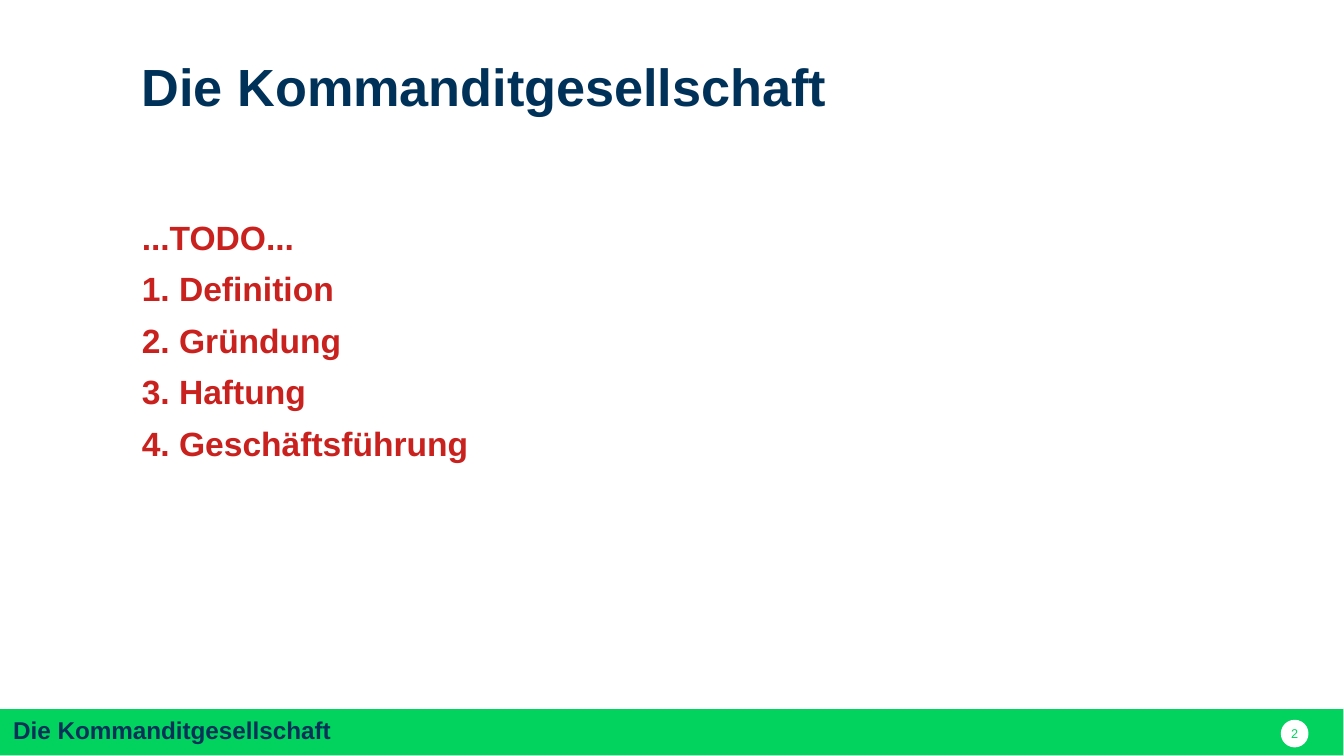
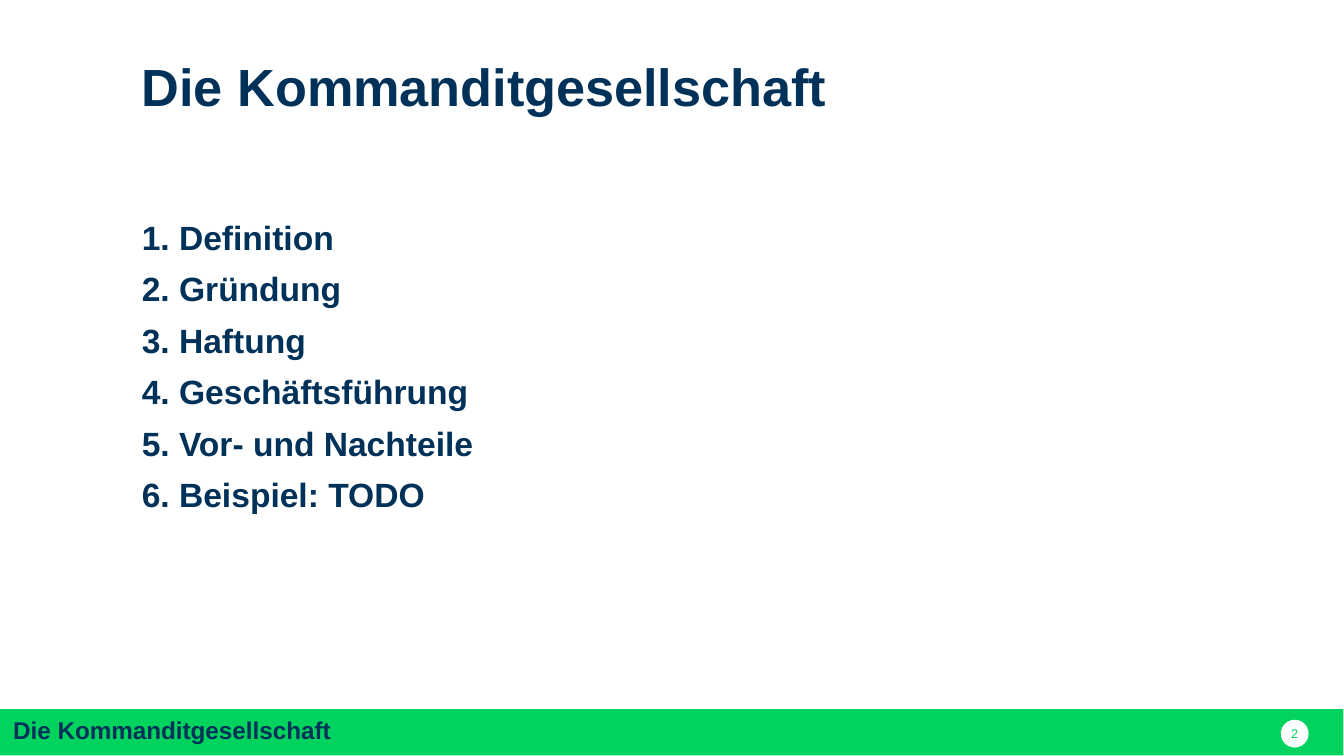
Before and after one commit to nodeg/exercises, a slide deck: slide 2 of Referat_BWP_KG_dom.pptx. Drawn at 1344x756 pixels with LibreOffice and Linux fonts; fonts in the diff are those of the drawing. Boxes give left, top, right and bottom in pixels: in the first picture for what was removed or moved away, otherwise in the second. Text is boxed around its words. In the diff, an @@ line names an element or a change of style, - is before the commit and + after.

Commit message:
Mein Senf
Habe Gründung, Haftung und Quellen hinzugefügt

```diff
--- a/Referat_BWP_KG_dom.pptx
+++ b/Referat_BWP_KG_dom.pptx
@@ text at (142, 226, 294, 251): paragraph removed @@
-...TODO...
@@ text at (142, 225, 468, 410): text colour #C9211E to #003259 in "1. Definition", "2. Gründung", "3. Haftung", "4. Geschäftsführung" @@
@@ text at (142, 431, 473, 513): paragraphs added @@
+5. Vor- und Nachteile
+6. Beispiel: TODO
```
Also in this commit, not shown: 7 other slides changed, 2 slides added.
